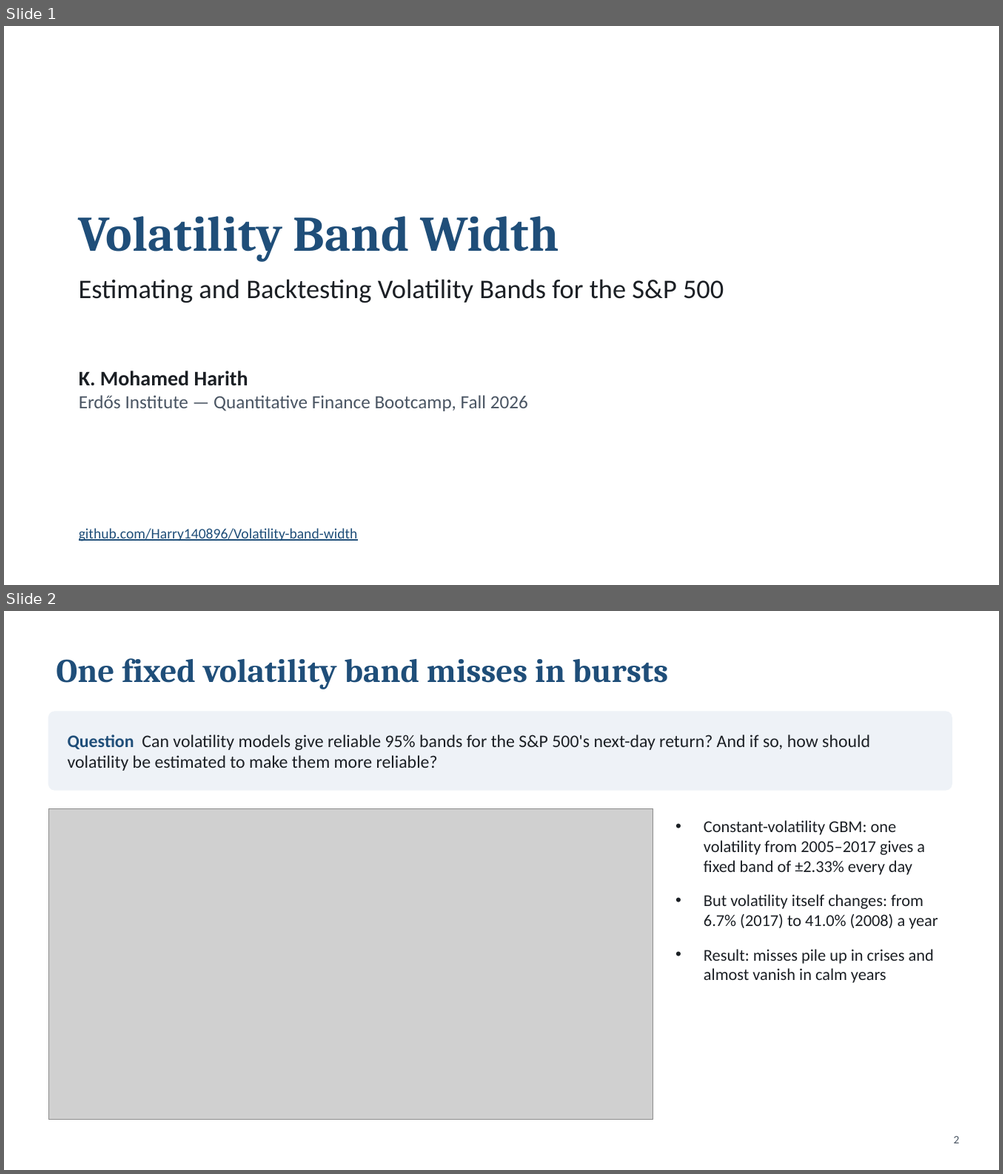
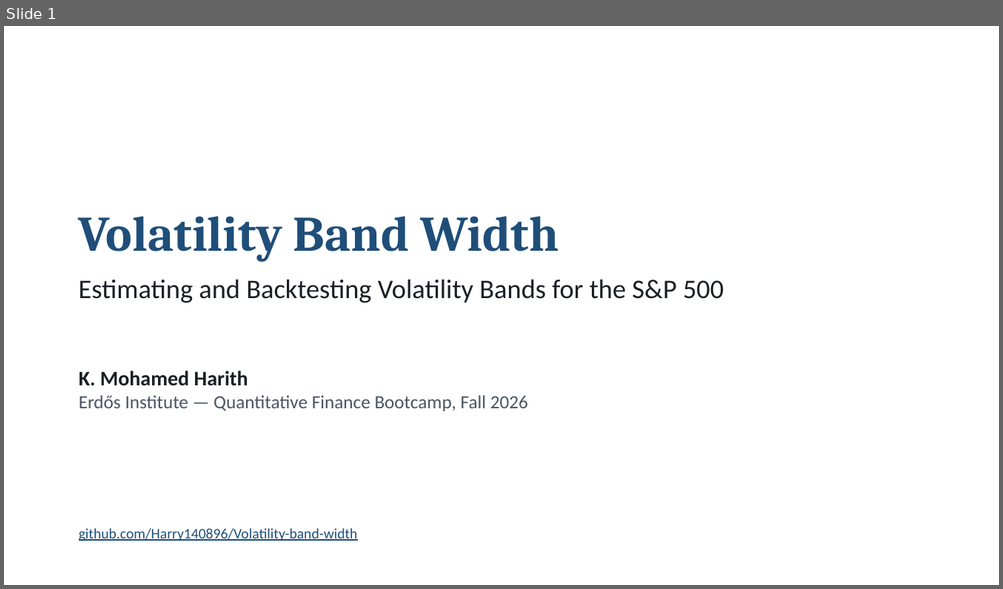
Before and after one commit to Harry140896/Volatility-band-width, a slide deck: docs/Volatility_Band_Width_slides.pptx. Shown one above the other, each under a label of ours: slides 1 and 2 before the commit, slide 1 after it. The pictures are 1003x1174 and 1003x589 pixels, drawn with LibreOffice and Linux fonts; fonts in the diff are those of the drawing; grey boxes stand for pictures. Boxes give left, top, right and bottom in pixels: in the first picture for what was removed or moved away, otherwise in the second. Text is boxed around its words. In the diff, an @@ line names an element or a change of style, - is before the commit and + after.

```diff
--- a/docs/Volatility_Band_Width_slides.pptx
+++ b/docs/Volatility_Band_Width_slides.pptx
@@ slide 2 removed at (x1=4, y1=611, x2=999, y2=1170), background #FFFFFF @@
@@ title removed at (x1=56, y1=658, x2=668, y2=689) @@
-One fixed volatility band misses in bursts
@@ rounded rectangle removed at (x1=48, y1=712, x2=951, y2=790) @@
@@ text removed at (x1=68, y1=735, x2=870, y2=771) @@
-Question Can volatility models give reliable 95% bands for the S&P 500's next-day return? And if so, how should volatility be estimated to make them more reliable?
@@ picture removed at (x1=48, y1=809, x2=653, y2=1120) @@
@@ text removed at (x1=703, y1=820, x2=937, y2=983) @@
-• Constant-volatility GBM: one volatility from 2005–2017 gives a fixed band of ±2.33% every day
-• But volatility itself changes: from 6.7% (2017) to 41.0% (2008) a year
-• Result: misses pile up in crises and almost vanish in calm years
@@ page number removed at (x1=953, y1=1136, x2=959, y2=1144) @@
-2
```
Also in this commit, not shown: 4 slides changed, 5 slides added, 2 other slides removed.
